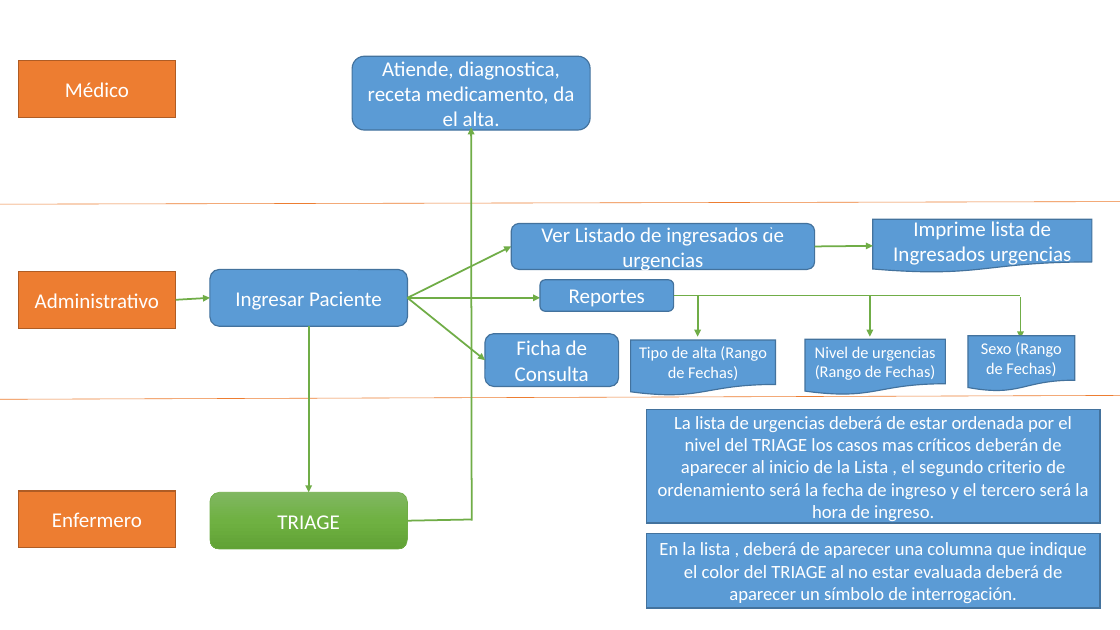
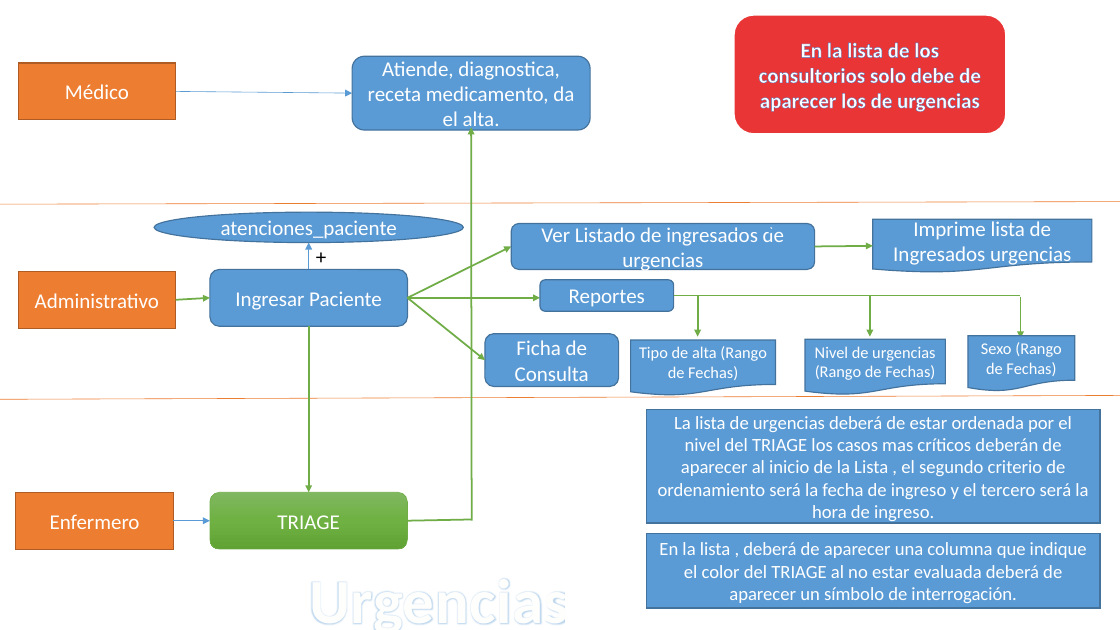
Before and after one commit to papb100/itlHospital, a slide deck: slide 1 of documentos/sistema/Urgencias.pptx. Drawn at 1120x630 pixels with LibreOffice and Linux fonts; fonts in the diff are those of the drawing. Boxes give left, top, right and bottom in pixels: in the first picture for what was removed or moved away, otherwise in the second. Text is boxed around its words. In the diff, an @@ line names an element or a change of style, - is before the commit and + after.

```diff
--- a/documentos/sistema/Urgencias.pptx
+++ b/documentos/sistema/Urgencias.pptx
@@ rounded rectangle added at bbox=[734, 15, 1007, 134], fill #E93535, outline #FFFFFF 1.5 pt, 18 pt, text #FFFFFF, bold @@
+En la lista de los consultorios solo debe de aparecer los de urgencias
@@ arrow added from (176, 92) to (352, 93), #5B9BD5 0.5 pt @@
@@ ellipse added at bbox=[154, 213, 463, 243], fill #5B9BD5, outline #43739E 1 pt, 18 pt, text #FFFFFF @@
+atenciones_paciente
@@ text added at bbox=[308, 239, 330, 273], 18 pt, text #000000 @@
++
@@ arrow added from (309, 270) to (309, 243), #5B9BD5 0.5 pt @@
@@ arrow added from (173, 521) to (210, 521), #5B9BD5 0.5 pt @@
@@ text added at bbox=[309, 579, 569, 630], 54 pt, text #FEFEFE, bold @@
+Urgencias
```
Also in this commit, not shown: 28 other files.
